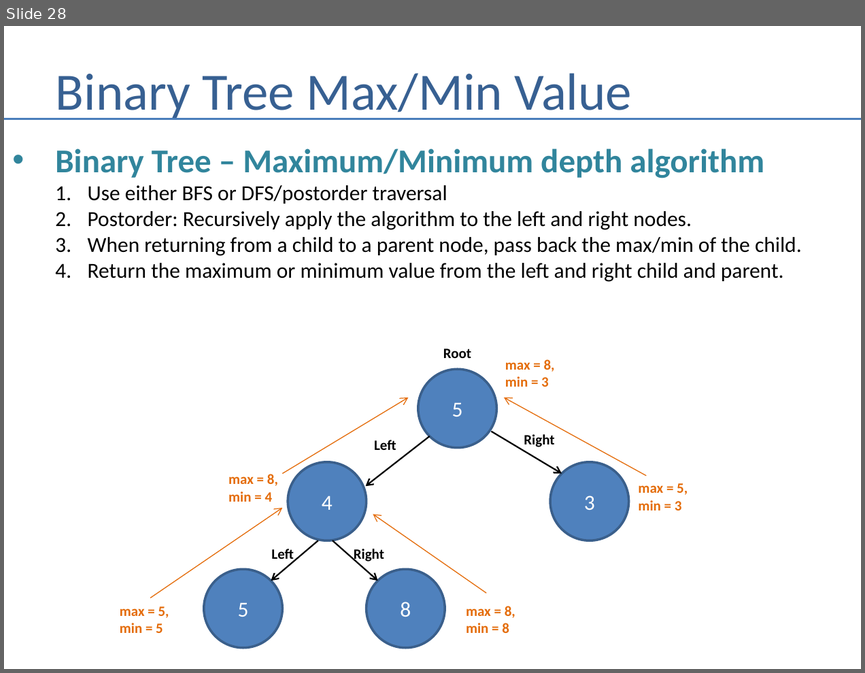
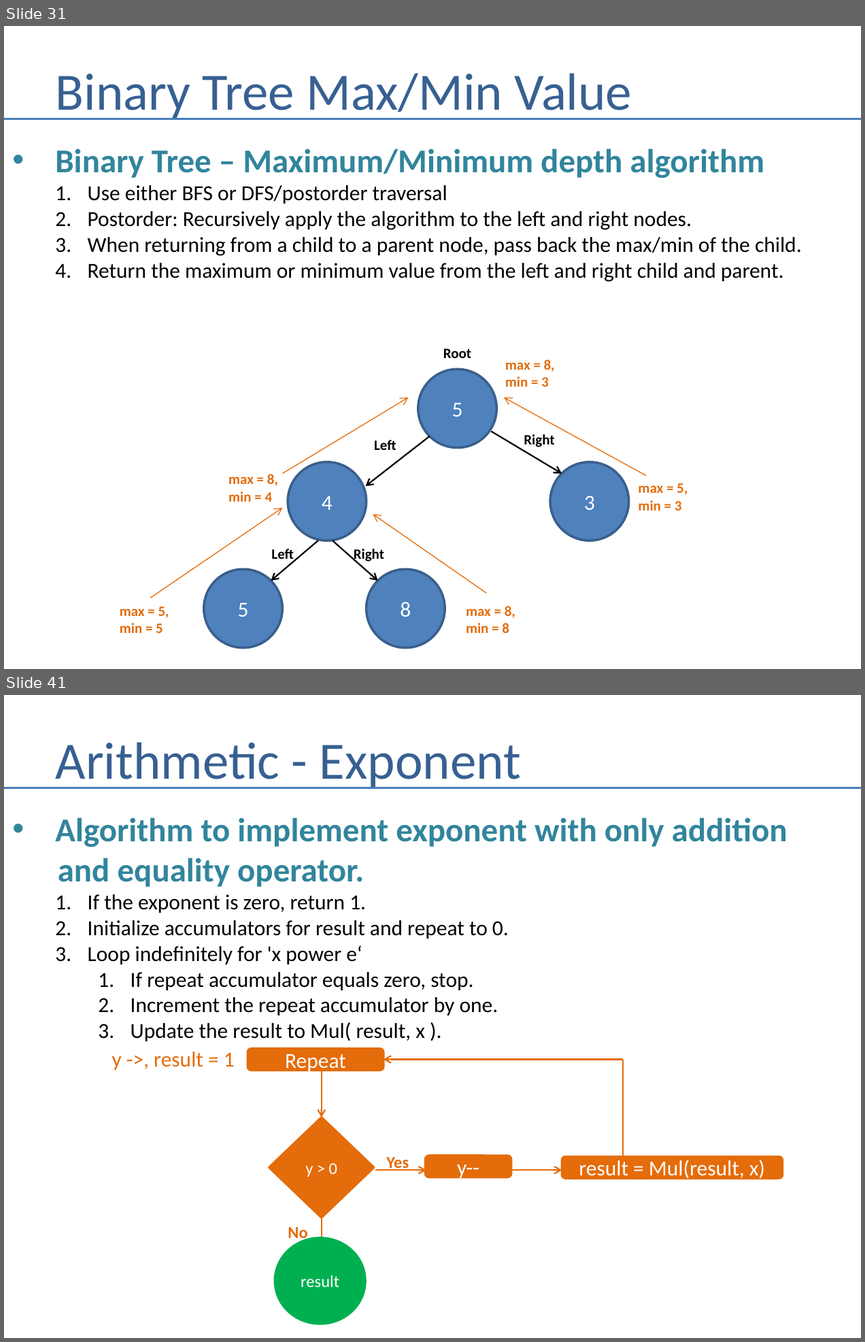
Before and after one commit to andrewferlitsch/Portland-Data-Science-Group, a slide deck: Presentations/Whiteboarding.pptx. Shown one above the other, each under a label of ours: slide 28 before the commit, slides 31 and 41 after it; the slides between them are not shown. The pictures are 865x673 and 865x1342 pixels, drawn with LibreOffice and Linux fonts; fonts in the diff are those of the drawing. Boxes give left, top, right and bottom in pixels: in the first picture for what was removed or moved away, otherwise in the second. Text is boxed around its words. In the diff, an @@ line names an element or a change of style, - is before the commit and + after.

```diff
--- a/Presentations/Whiteboarding.pptx
+++ b/Presentations/Whiteboarding.pptx
@@ slide 41 added at (4,695,861,1338), background #FFFFFF @@
@@ title added at (56,742,521,789), 44 pt, text #376092 @@
+Arithmetic - Exponent
@@ line added from (4, 787) to (861, 787), #4B7EBC 1.5 pt @@
@@ text added at (55,817,787,1041), 18 pt, text #000000 @@
+• Algorithm to implement exponent with only addition
+and equality operator.
+  1. If the exponent is zero, return 1.
+  2. Initialize accumulators for result and repeat to 0.
+  3. Loop indefinitely for 'x power e‘
+    1. If repeat accumulator equals zero, stop.
+    2. Increment the repeat accumulator by one.
+    3. Update the result to Mul( result, x ).
@@ text added at (112,1051,235,1070), 18 pt, text #E46C0A @@
+y ->, result = 1
@@ rounded rectangle added at (247,1048,383,1070), fill #E46C0A, outline #E46C0A 2 pt, 18 pt, text #FFFFFF @@
+Repeat
@@ arrow added from (623, 1059) to (383, 1059), #E46C0A 1.25 pt @@
@@ line added from (623, 1155) to (623, 1059), #E46C0A 1.25 pt @@
@@ arrow added from (321, 1070) to (321, 1117), #E46C0A 1.25 pt @@
@@ diamond added at (269,1117,373,1218), fill #E46C0A, outline #E46C0A 2 pt, 14 pt, text #FFFFFF @@
+y > 0
@@ text added at (386,1157,409,1170), 14 pt, text #E46C0A, bold @@
+Yes
@@ rounded rectangle added at (426,1155,511,1176), fill #E46C0A, outline #E46C0A 2 pt, 18 pt, text #FFFFFF @@
+y--
@@ rounded rectangle added at (562,1157,782,1178), fill #E46C0A, outline #E46C0A 2 pt, 18 pt, text #FFFFFF @@
+result = Mul(result, x)
@@ arrow added from (375, 1170) to (426, 1170), #E46C0A 1.25 pt @@
@@ arrow added from (511, 1170) to (562, 1170), #E46C0A 1.25 pt @@
@@ arrow added from (321, 1217) to (321, 1249), #E46C0A 1.25 pt @@
@@ ellipse added at (275,1238,364,1323), fill #00B050, outline #00B050 2 pt, 14 pt, text #FFFFFF @@
+result
@@ text added at (288,1227,307,1242), 14 pt, text #E46C0A, bold @@
+No
@@ what was slide 28 is now slide 31 @@
```
Also in this commit, not shown: 2 slides changed, 27 other slides added.
